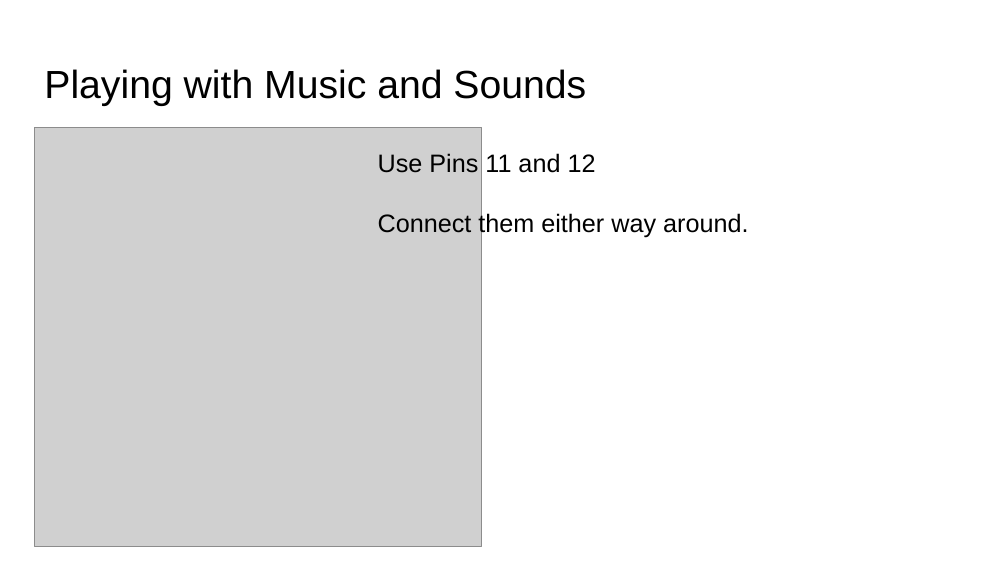
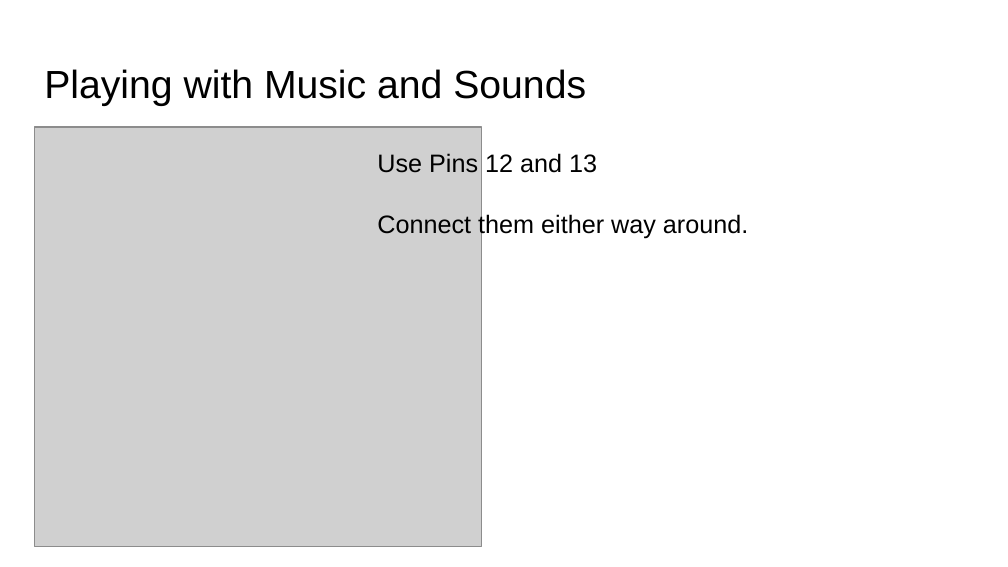
Before and after one commit to weirdworkshop/CreativePhysicalComputing, a slide deck: slide 4 of Week4/Week 4.pptx. Drawn at 1008x567 pixels with LibreOffice and Linux fonts; fonts in the diff are those of the drawing; grey boxes stand for pictures. Boxes give left, top, right and bottom in pixels: in the first picture for what was removed or moved away, otherwise in the second. Text is boxed around its words. In the diff, an @@ line names an element or a change of style, - is before the commit and + after.

```diff
--- a/Week4/Week 4.pptx
+++ b/Week4/Week 4.pptx
@@ text at (377, 153, 597, 173): text changed @@
-Use Pins 11 and 12
+Use Pins 12 and 13
```
Also in this commit, not shown: 10 other slides changed.
